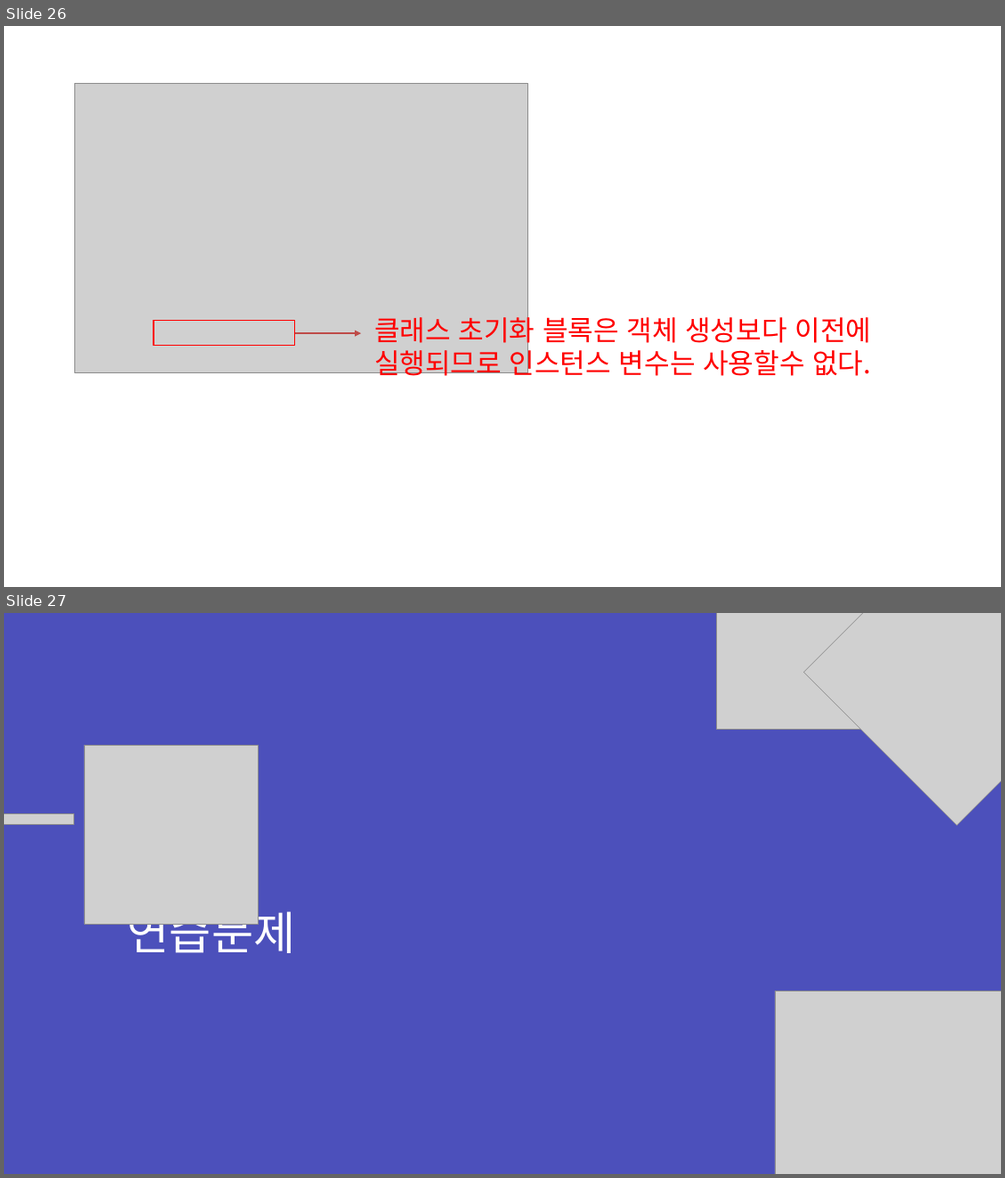
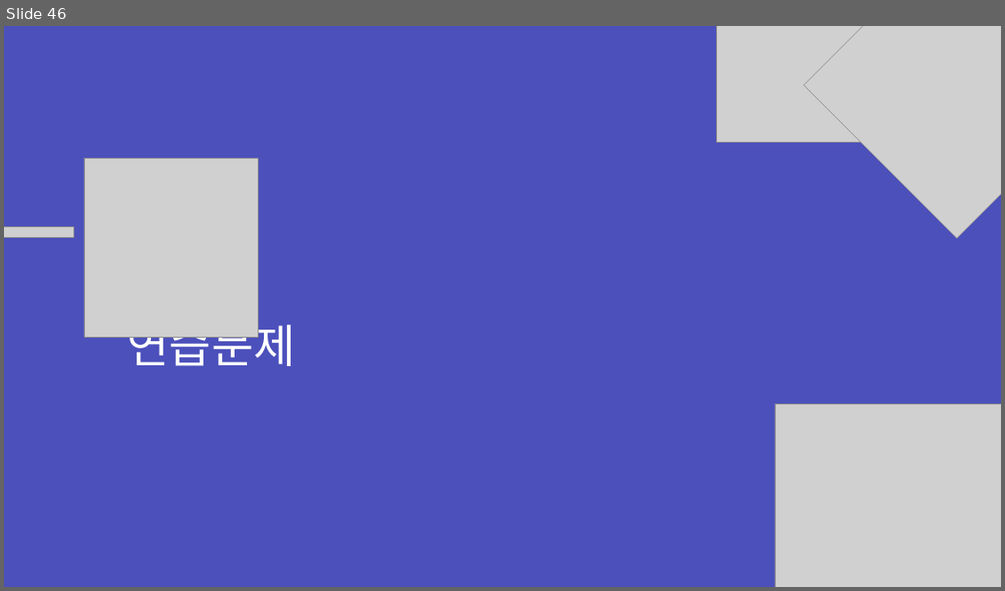
Before and after one commit to zest132/JavaLecture, a slide deck: JavaLecture/LectureFile/java 9강.pptx. Shown one above the other, each under a label of ours: slides 26 and 27 before the commit, slide 46 after it. The pictures are 1005x1178 and 1005x591 pixels, drawn with LibreOffice and Linux fonts; fonts in the diff are those of the drawing; grey boxes stand for pictures. Boxes give left, top, right and bottom in pixels: in the first picture for what was removed or moved away, otherwise in the second. Text is boxed around its words. In the diff, an @@ line names an element or a change of style, - is before the commit and + after.

```diff
--- a/JavaLecture/LectureFile/java 9강.pptx
+++ b/JavaLecture/LectureFile/java 9강.pptx
@@ slide 26 removed at [4,26,1001,587], background #FFFFFF @@
@@ picture removed at [75,83,527,373] @@
@@ text removed at [374,312,871,381] @@
-클래스 초기화 블록은 객체 생성보다 이전에 실행되므로 인스턴스 변수는 사용할수 없다.
@@ rectangle removed at [154,320,294,345] @@
@@ arrow removed from (294, 333) to (361, 333) @@
@@ what was slide 27 is now slide 46 @@
```
Also in this commit, not shown: 1 slide changed, 43 slides added, 23 other slides removed, 7 other files.
